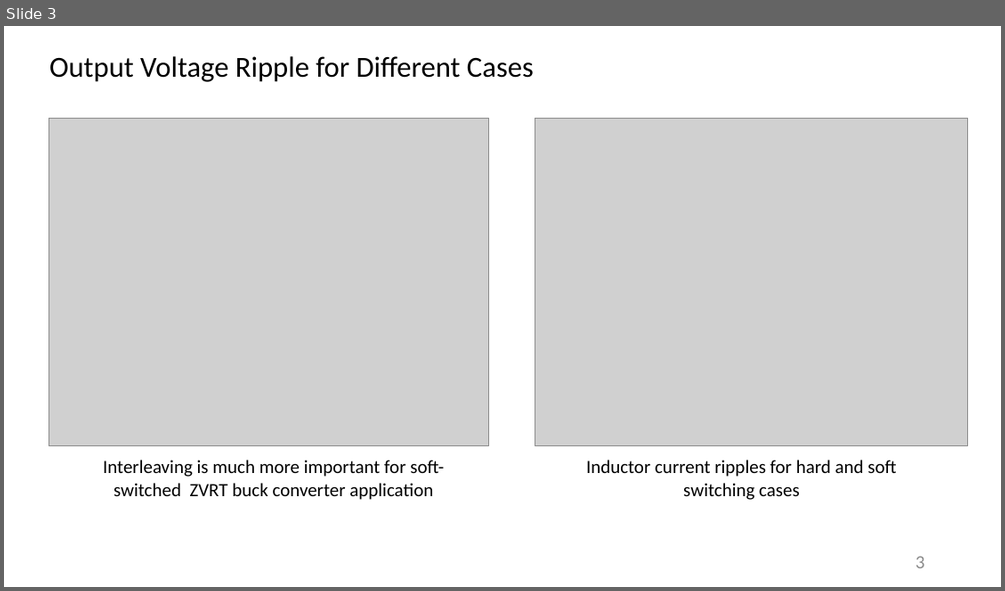
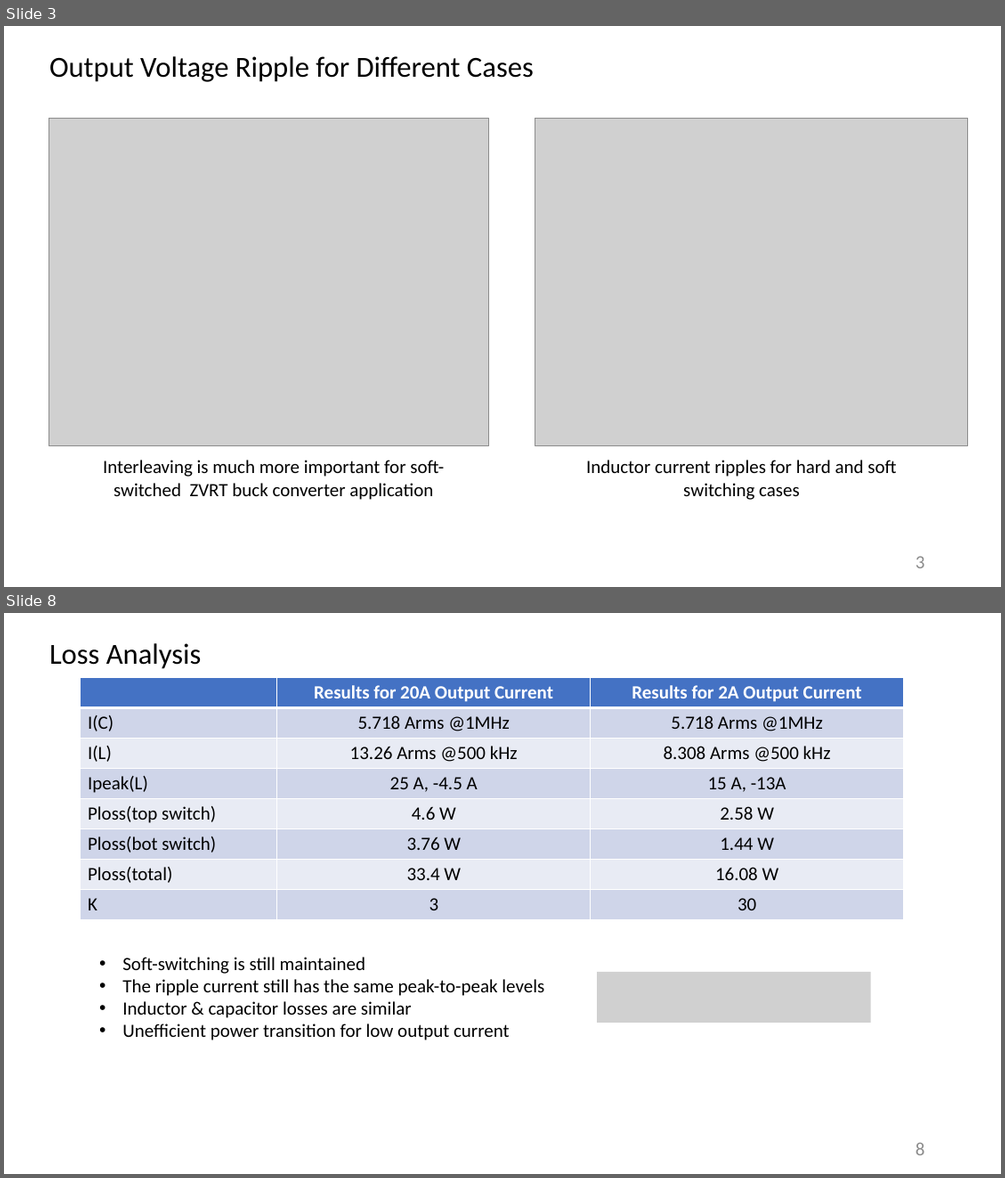
Before and after one commit to furkankarakaya/GaN-Studies, a slide deck: Weekly Reports/2019.09.11 - 2019.09.18 Report.pptx. Shown one above the other, each under a label of ours: slide 3 before the commit, slides 3 and 8 after it; the slides between them are not shown. The pictures are 1005x591 and 1005x1178 pixels, drawn with LibreOffice and Linux fonts; fonts in the diff are those of the drawing; grey boxes stand for pictures. Boxes give left, top, right and bottom in pixels: in the first picture for what was removed or moved away, otherwise in the second. Text is boxed around its words. In the diff, an @@ line names an element or a change of style, - is before the commit and + after.

Commit message:
Capacitor selection is completed. Thermal design needs to be verified.

```diff
--- a/Weekly Reports/2019.09.11 - 2019.09.18 Report.pptx
+++ b/Weekly Reports/2019.09.11 - 2019.09.18 Report.pptx
@@ slide 8 added at (4, 613, 1001, 1174), background #FFFFFF @@
@@ text added at (49, 643, 202, 669), 28 pt, text #000000 @@
+Loss Analysis
@@ table added at (81, 677, 904, 919), 8 rows, 3 columns @@
+ | Results for 20A Output Current | Results for 2A Output Current
+I(C) | 5.718 Arms @1MHz | 5.718 Arms @1MHz
+I(L) | 13.26 Arms @500 kHz | 8.308 Arms @500 kHz
+Ipeak(L) | 25 A, -4.5 A | 15 A, -13A
+Ploss(top switch) | 4.6 W | 2.58 W
+Ploss(bot switch) | 3.76 W | 1.44 W
+Ploss(total) | 33.4 W | 16.08 W
+K | 3 | 30
@@ text added at (122, 957, 544, 1040), 18 pt, text #000000 @@
+• Soft-switching is still maintained
+• The ripple current still has the same peak-to-peak levels
+• Inductor & capacitor losses are similar
+• Unefficient power transition for low output current
@@ picture added at (597, 972, 871, 1022) @@
@@ page number added at (915, 1143, 925, 1155), 18 pt, text #8C8C8C @@
+8
```
Also in this commit, not shown: 5 other slides added, 6 other files.
